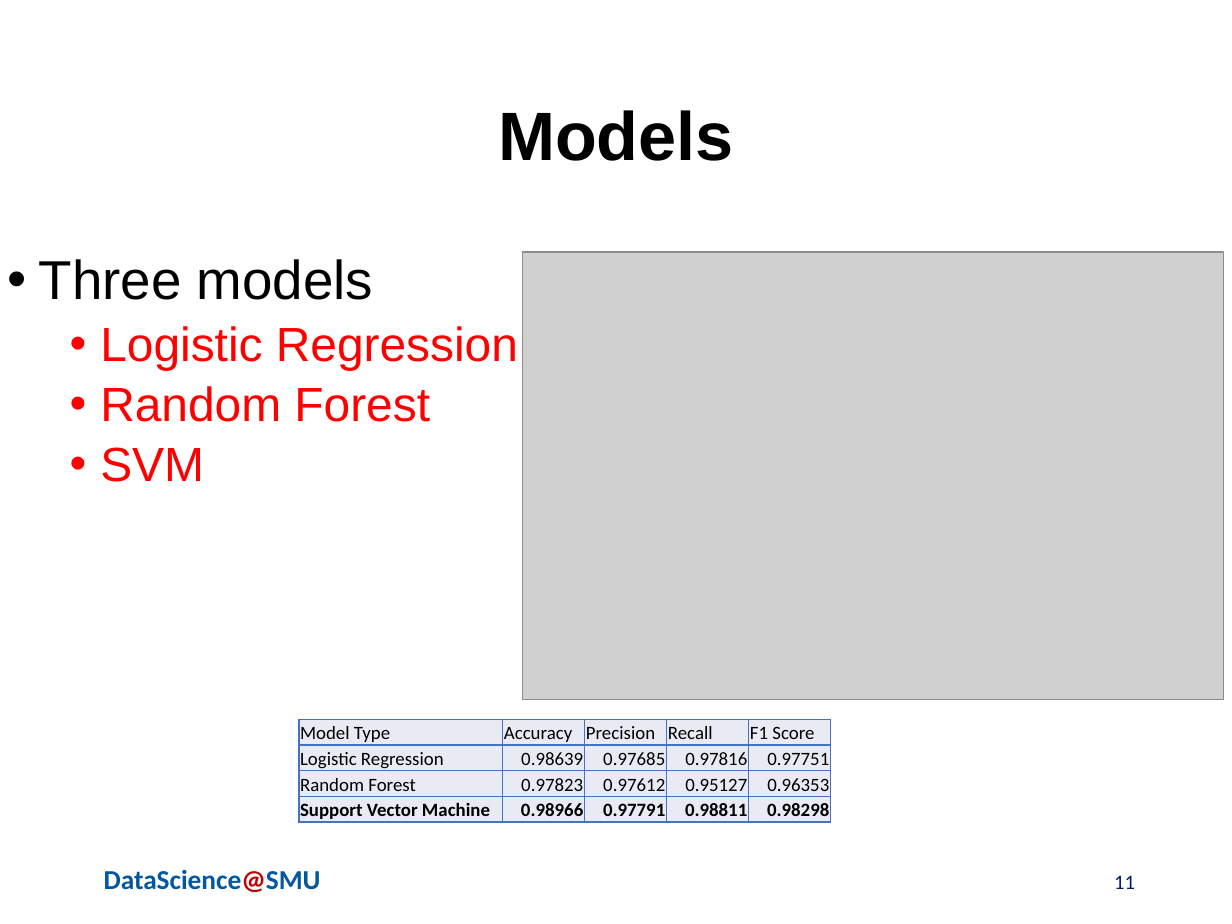
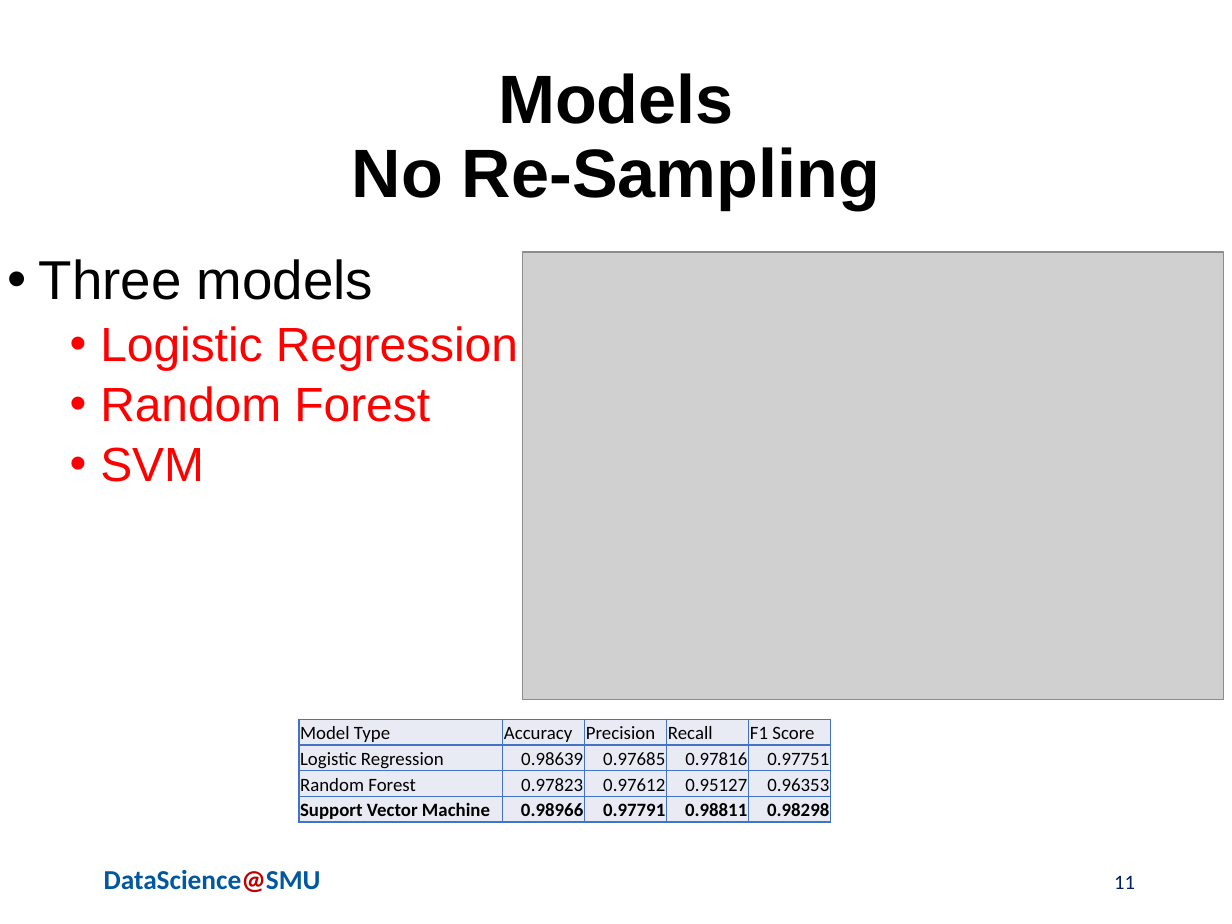
Before and after one commit to jvasquezDC/CapstoneA, a slide deck: slide 11 of LightningPresentation/Serna_Vasquez_Lightning_v1.pptx. Drawn at 1232x924 pixels with LibreOffice and Linux fonts; fonts in the diff are those of the drawing; grey boxes stand for pictures; background and template pictures are left out. Boxes give left, top, right and bottom in pixels: in the first picture for what was removed or moved away, otherwise in the second. Text is boxed around its words. In the diff, an @@ line names an element or a change of style, - is before the commit and + after.

```diff
--- a/LightningPresentation/Serna_Vasquez_Lightning_v1.pptx
+++ b/LightningPresentation/Serna_Vasquez_Lightning_v1.pptx
@@ title at bbox=[352, 73, 880, 210]: text changed @@
-Models
+Models
+No Re-Sampling
```
Also in this commit, not shown: 1 other slide changed.
